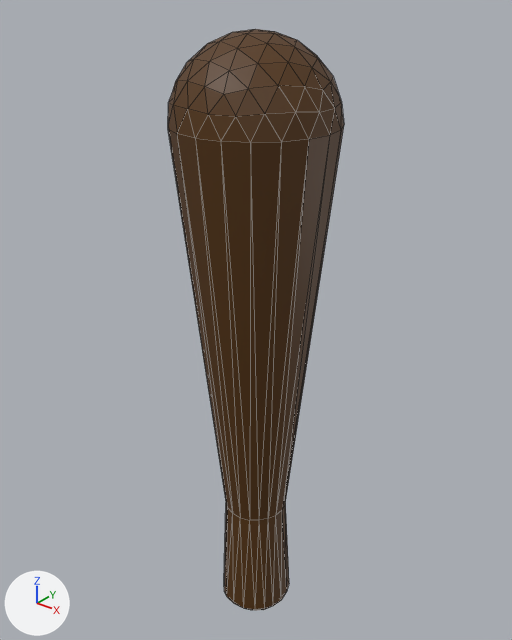
Renders of the Blender file Assets/Art/Models/Unit/Weapons/Club.blend from each side of a commit.
One viewpoint serves both versions: a camera (50 mm lens) standing at (5.36, -6.69, 7.53) and looking at (-0.18, 0.23, 3.24). Every picture has the same lights, and +X, +Y and +Z are marked at lower left. Mesh edges are drawn as thin lines.

Before the edit, the objects in view are built like this:
```python
mat_material = principled_material('Material')
mat_material.texture = img_palette_png
me_icosphere_001 = bpy.data.meshes.new('Icosphere.001')
me_icosphere_001.from_pydata(...)  # 162 vertices, 320 faces; spans x -1.04..1.04, y -1.04..1.04, z -1.71..6.99
me_icosphere_001.materials.append(mat_material)  # picture img_palette_png
ob_club = bpy.data.objects.new('club', me_icosphere_001)
ob_club.location = (0.0, 0.0, 0.0)
```
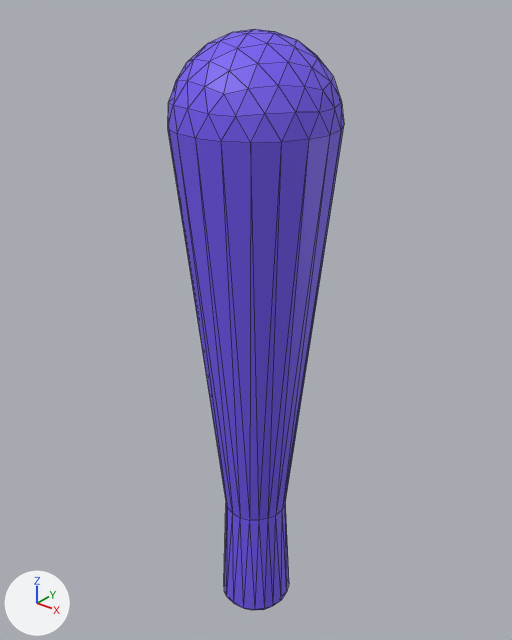
Changed parts and their boxes [x1, y1, x2, y2] in the pictures (512 x 640 px):
'club', surface changed (brown to blue): [168, 29, 344, 610] in both

Diff of the bpy script that builds the scene:
```diff
--- a/Assets/Art/Models/Unit/Weapons/Club.blend.py
+++ b/Assets/Art/Models/Unit/Weapons/Club.blend.py
@@ img_colorpalette_png @@
+img_colorpalette_png = load_image('ColorPalette.png', '../../../../ColorPalette.png', 9, 10, 'sRGB')
@@ mat_material @@
 mat_material = principled_material('Material')
-mat_material.texture = img_palette_png
+mat_material.texture = img_colorpalette_png
@@ me_icosphere_001 @@
 me_icosphere_001.from_pydata(...)  # 162 vertices, 320 faces; spans x -1.04..1.04, y -1.04..1.04, z -1.71..6.99
 # used by ob_club; location = (0.0, 0.0, 0.0)
+# me_icosphere_001 part 1: texture (UV) coordinates of 320 of 320 faces, centred in x -1.01..1.01, y -1.01..1.01, z -1.69..6.97, changed; they spanned u 0.34..0.34, v 0.34..0.34 and now span u 0.97..0.97, v 0.64..0.64
 me_icosphere_001.materials.append(mat_material)
```
